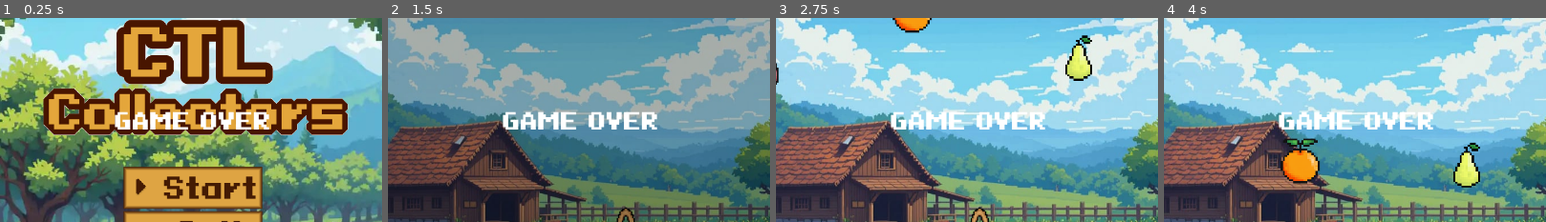
Above: before the commit, frames 1-4 (left to right).
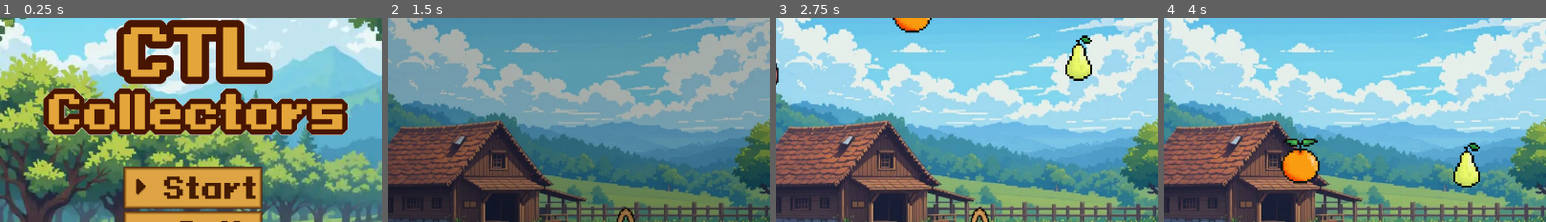
Above: after the commit, the same moments.

Repository: DevCadion/Projeto-Game-Collectors
Game: Godot game, scene res://scens/title_screen.tscn
The game is run twice, just before and just after one commit, with the same random seed, the same clock (stepped at 60 frames per second) and the same inputs.
Inputs:
- Up to frame 1 (0.25 s): no input
- Up to frame 2 (1.5 s): click "Start" at 0.5 s; tap Enter at 1.25 s; hold D (right) from 1.28 s (still down)
- Up to frame 3 (2.75 s): release D (right) at 2.03 s; hold A (left) from 2.03 s (still down)
- Up to frame 4 (4 s): release A (left) at 2.78 s; hold D (right) from 2.78 s (still down)
The pictures show only the part of the screen within x 25-75%, y 21-71%; the shares and areas given below are measured in that part.

The runs differ from the first frame. In frame 1, 2.1% of the frame differs, in the area x 30-71%, y 45-55%; in frame 2, 2.1%; in frame 3, 1.9%; in frame 4, 1.9%.

Commit message:
Remoção de msg Game Over

Diff:
--- a/transision.tscn
+++ b/transision.tscn
@@ -1,11 +1,21 @@
-[gd_scene load_steps=7 format=3 uid="uid://cpprq5y5ytann"]
+[gd_scene load_steps=5 format=3 uid="uid://cpprq5y5ytann"]
 
 [ext_resource type="Script" uid="uid://bam04bjtuat02" path="res://scripts/transision.gd" id="1_bvsgo"]
-[ext_resource type="FontFile" uid="uid://bvg42fsbvfptu" path="res://fonts/PixeloidSans-Bold.ttf" id="2_cbcu3"]
 
-[sub_resource type="LabelSettings" id="LabelSettings_j3ph5"]
-font = ExtResource("2_cbcu3")
-font_size = 40
+[sub_resource type="Animation" id="Animation_j3ph5"]
+length = 0.001
+tracks/0/type = "value"
+tracks/0/imported = false
+tracks/0/enabled = true
+tracks/0/path = NodePath("Background:color")
+tracks/0/interp = 1
+tracks/0/loop_wrap = true
+tracks/0/keys = {
+"times": PackedFloat32Array(0),
+"transitions": PackedFloat32Array(1),
+"update": 0,
+"values": [Color(0, 0, 0, 0)]
+}
 
 [sub_resource type="Animation" id="Animation_cbcu3"]
 resource_name = "fade"
@@ -46,45 +56,6 @@
 "transitions": PackedFloat32Array(),
 "values": []
 }
-tracks/3/type = "value"
-tracks/3/imported = false
-tracks/3/enabled = true
-tracks/3/path = NodePath("GameOverLabel:label_settings")
-tracks/3/interp = 1
-tracks/3/loop_wrap = true
-tracks/3/keys = {
-"times": PackedFloat32Array(0.5),
-"transitions": PackedFloat32Array(1),
-"update": 1,
-"values": [SubResource("LabelSettings_j3ph5")]
-}
-
-[sub_resource type="Animation" id="Animation_j3ph5"]
-length = 0.001
-tracks/0/type = "value"
-tracks/0/imported = false
-tracks/0/enabled = true
-tracks/0/path = NodePath("Background:color")
-tracks/0/interp = 1
-tracks/0/loop_wrap = true
-tracks/0/keys = {
-"times": PackedFloat32Array(0),
-"transitions": PackedFloat32Array(1),
-"update": 0,
-"values": [Color(0, 0, 0, 0)]
-}
-tracks/1/type = "value"
-tracks/1/imported = false
-tracks/1/enabled = true
-tracks/1/path = NodePath("GameOverLabel:label_settings")
-tracks/1/interp = 1
-tracks/1/loop_wrap = true
-tracks/1/keys = {
-"times": PackedFloat32Array(0),
-"transitions": PackedFloat32Array(1),
-"update": 1,
-"values": [SubResource("LabelSettings_j3ph5")]
-}
 
 [sub_resource type="AnimationLibrary" id="AnimationLibrary_7vdof"]
 _data = {
@@ -108,19 +79,3 @@
 libraries = {
 &"": SubResource("AnimationLibrary_7vdof")
 }
-
-[node name="GameOverLabel" type="Label" parent="."]
-anchors_preset = 8
-anchor_left = 0.5
-anchor_top = 0.5
-anchor_right = 0.5
-anchor_bottom = 0.5
-offset_left = -20.0
-offset_top = -11.5
-offset_right = 20.0
-offset_bottom = 11.5
-grow_horizontal = 2
-grow_vertical = 2
-text = "GAME OVER
-"
-label_settings = SubResource("LabelSettings_j3ph5")
